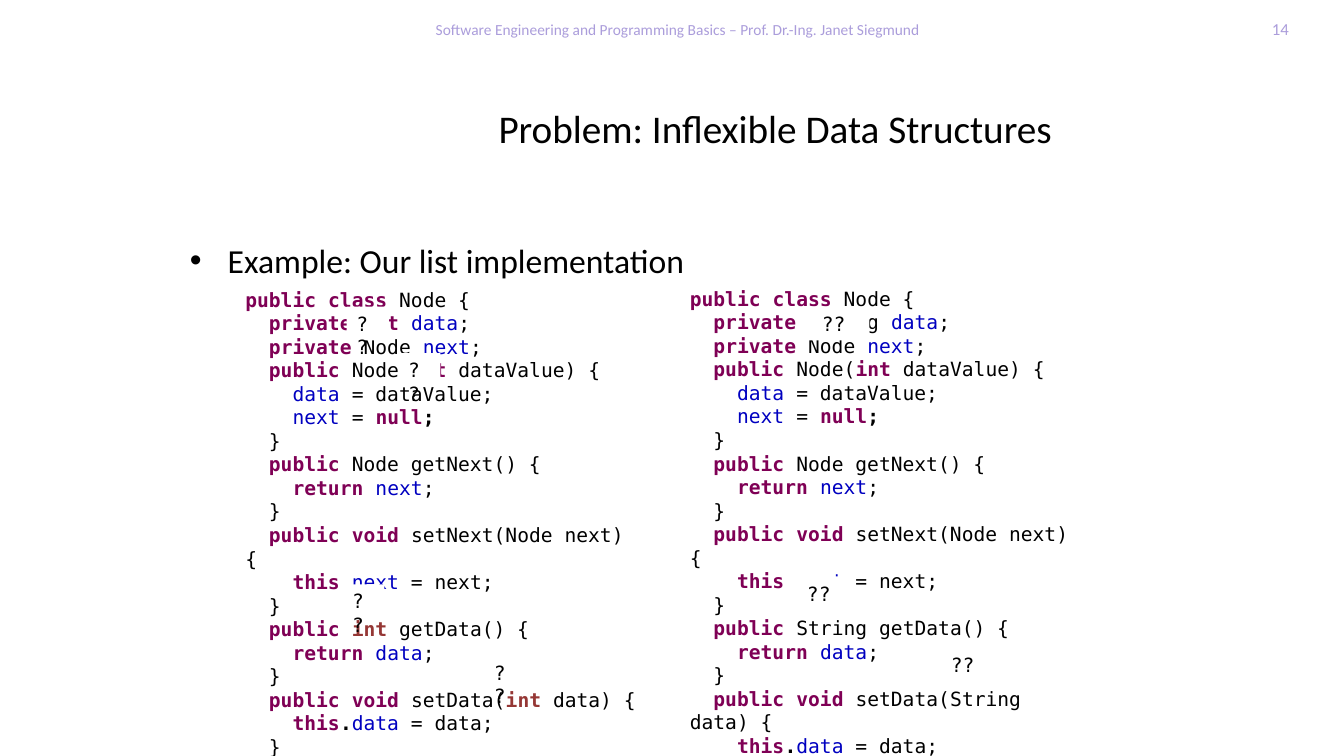
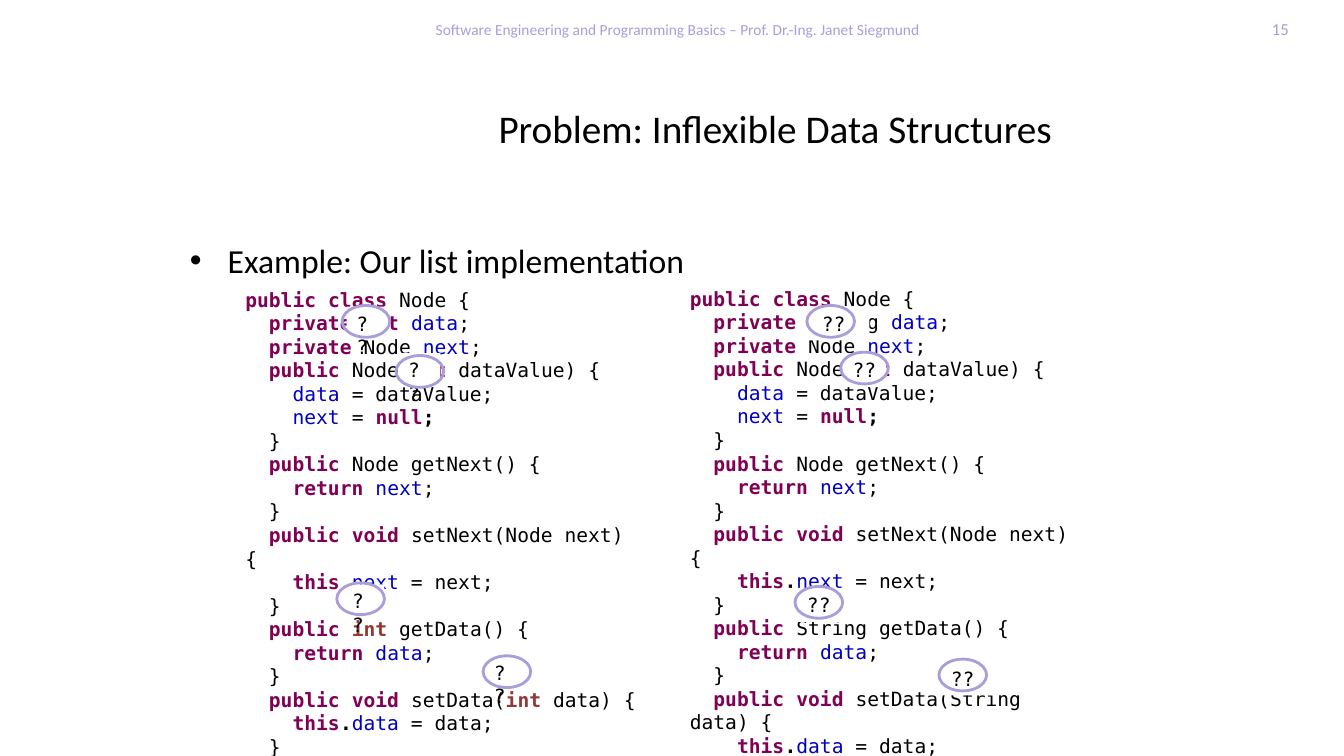
Before and after one commit to feigensp/lehre, a slide deck: slide 15 of se_prog/slides/09_Polymorphism.pptx (slide 14 before the commit). Drawn at 1344x756 pixels with LibreOffice and Linux fonts; fonts in the diff are those of the drawing; background and template pictures are left out. Boxes give left, top, right and bottom in pixels: in the first picture for what was removed or moved away, otherwise in the second. Text is boxed around its words. In the diff, an @@ line names an element or a change of style, - is before the commit and + after.

```diff
--- a/se_prog/slides/09_Polymorphism.pptx
+++ b/se_prog/slides/09_Polymorphism.pptx
@@ page number at [1272,24,1289,35]: text changed @@
-14
+15
@@ ellipse added at [342,306,389,337], outline #AB9DDB 2 pt @@
@@ ellipse added at [808,306,855,337], outline #AB9DDB 2 pt @@
@@ ellipse added at [396,356,444,387], outline #AB9DDB 2 pt @@
@@ ellipse added at [841,352,888,383], outline #AB9DDB 2 pt @@
@@ rectangle added at [843,354,886,388], fill #FFFFFF, 14 pt, text #000000 @@
+??
@@ ellipse added at [337,583,384,614], outline #AB9DDB 2 pt @@
@@ rectangle "??": place and size @@
-rectangle "??" at [783,577,855,611]
+rectangle "??" at [783,588,855,622]
@@ ellipse added at [796,587,843,618], outline #AB9DDB 2 pt @@
@@ ellipse added at [483,656,530,688], outline #AB9DDB 2 pt @@
@@ ellipse added at [940,659,987,691], outline #AB9DDB 2 pt @@
@@ text "??": place and size @@
-text "??" at [928,648,999,683]
+text "??" at [928,661,999,696]
```
Also in this commit, not shown: 15 other slides changed, 1 slide added, 3 other files.
